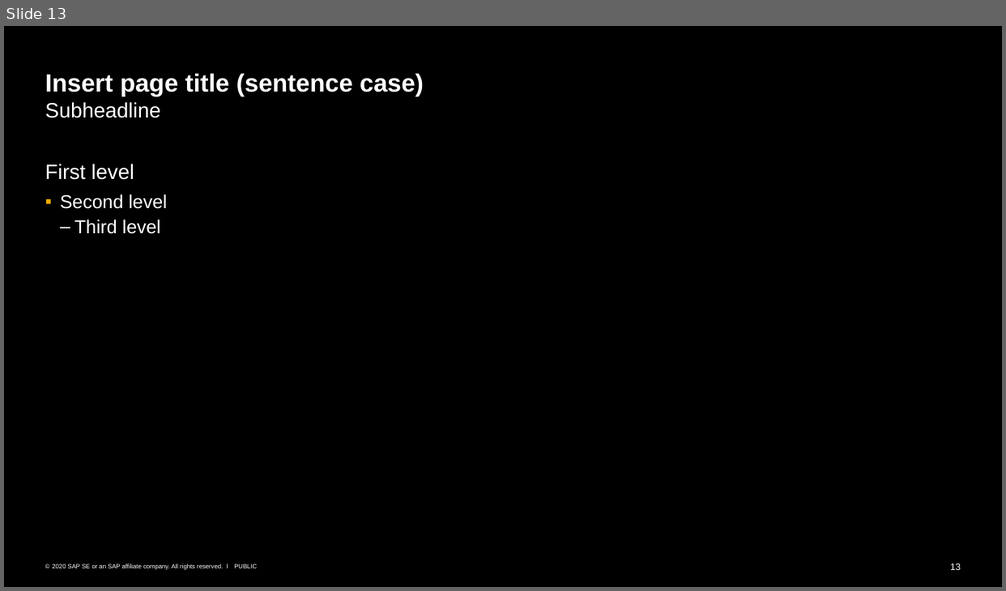
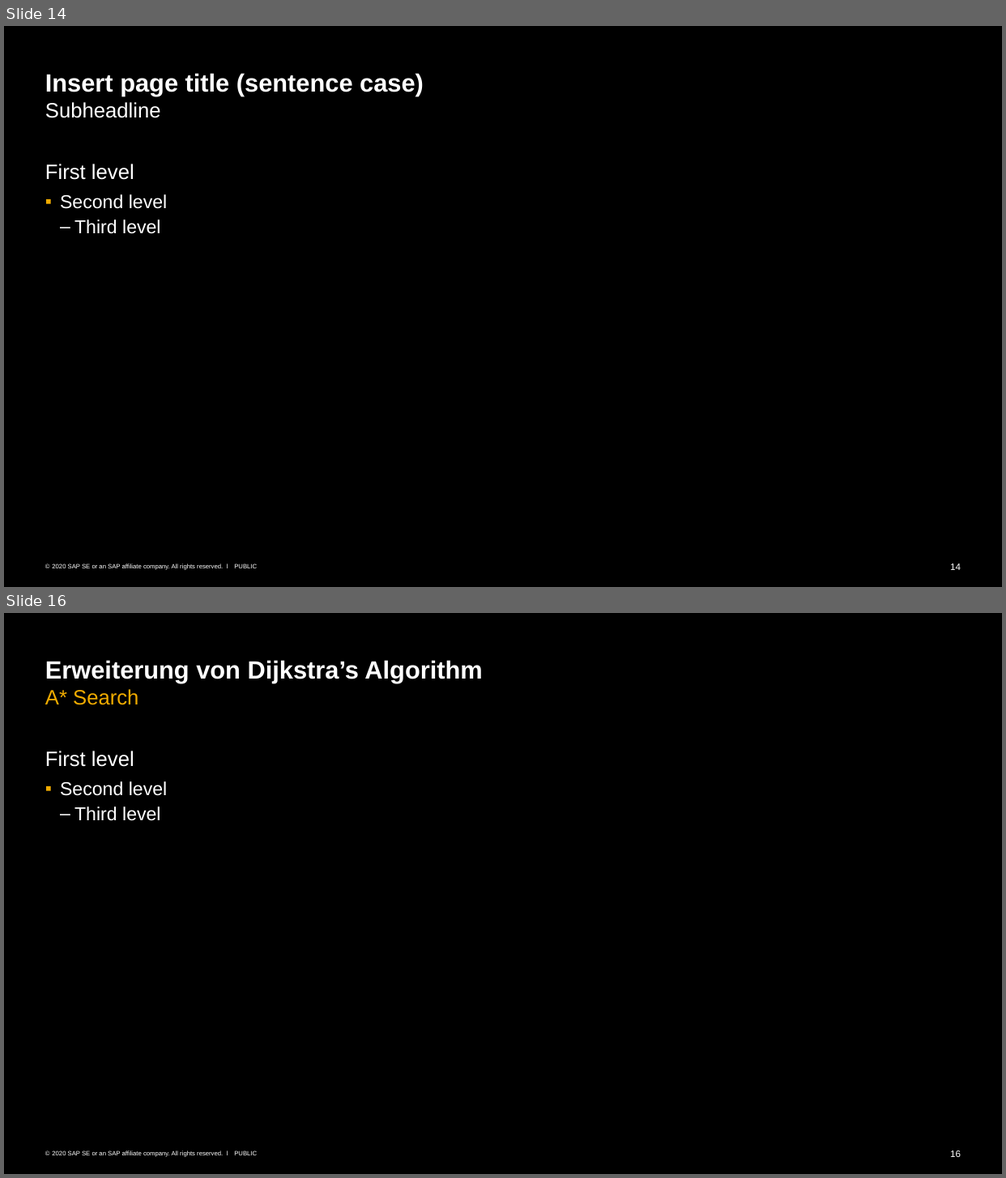
Before and after one commit to Andre-Gilbert/Dijkstra-Shortest-Path, a slide deck: docs/ALG_7_Graphen_Dijkstra.pptx. Shown one above the other, each under a label of ours: slide 13 before the commit, slides 14 and 16 after it; the slides between them are not shown. The pictures are 1006x591 and 1006x1178 pixels, drawn with LibreOffice and Linux fonts; fonts in the diff are those of the drawing. Boxes give left, top, right and bottom in pixels: in the first picture for what was removed or moved away, otherwise in the second. Text is boxed around its words. In the diff, an @@ line names an element or a change of style, - is before the commit and + after.

```diff
--- a/docs/ALG_7_Graphen_Dijkstra.pptx
+++ b/docs/ALG_7_Graphen_Dijkstra.pptx
@@ slide 16 added at (x1=4, y1=613, x2=1002, y2=1174), background #000000; not listed: 3 template elements that a slide beside it also shows @@
@@ title added at (x1=45, y1=660, x2=482, y2=705), 24 pt, text #FFFFFF, bold @@
+Erweiterung von Dijkstra’s Algorithm
+A* Search
@@ text added at (x1=45, y1=751, x2=167, y2=821), 18 pt, text #FFFFFF @@
+First level
+  ▪ Second level
+    – Third level
@@ what was slide 13 is now slide 14 @@
@@ page number at (x1=950, y1=564, x2=961, y2=570): text changed @@
-13
+14
```
Also in this commit, not shown: 5 slides changed, 14 other slides added, 17 slides removed.
